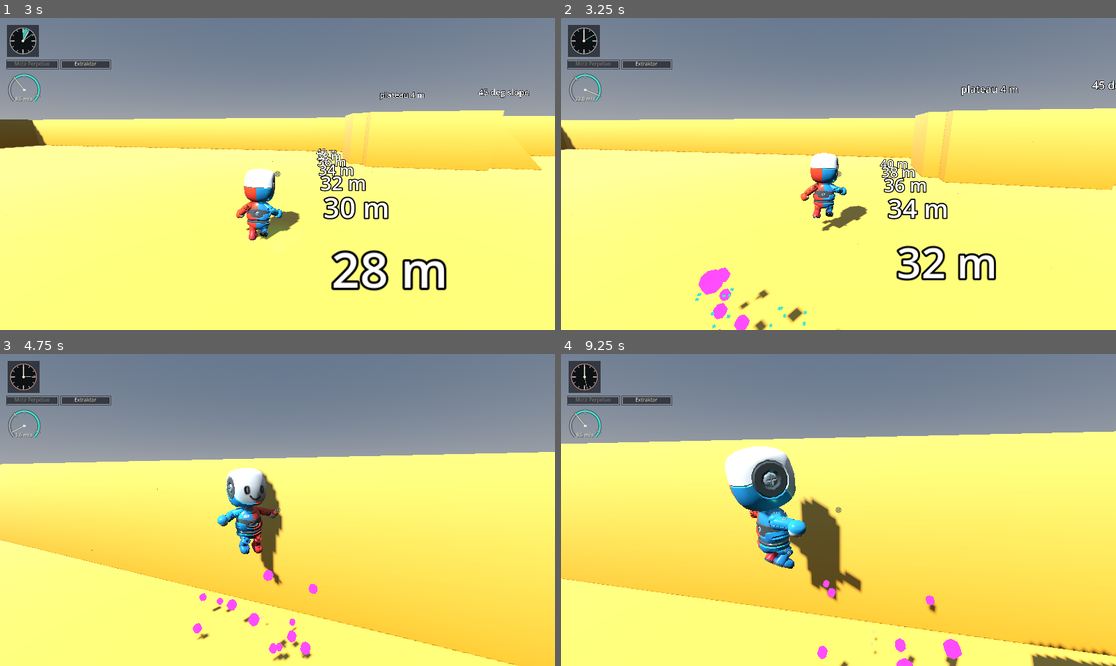
Above: before the commit, frames 1-4 (two rows, left to right).
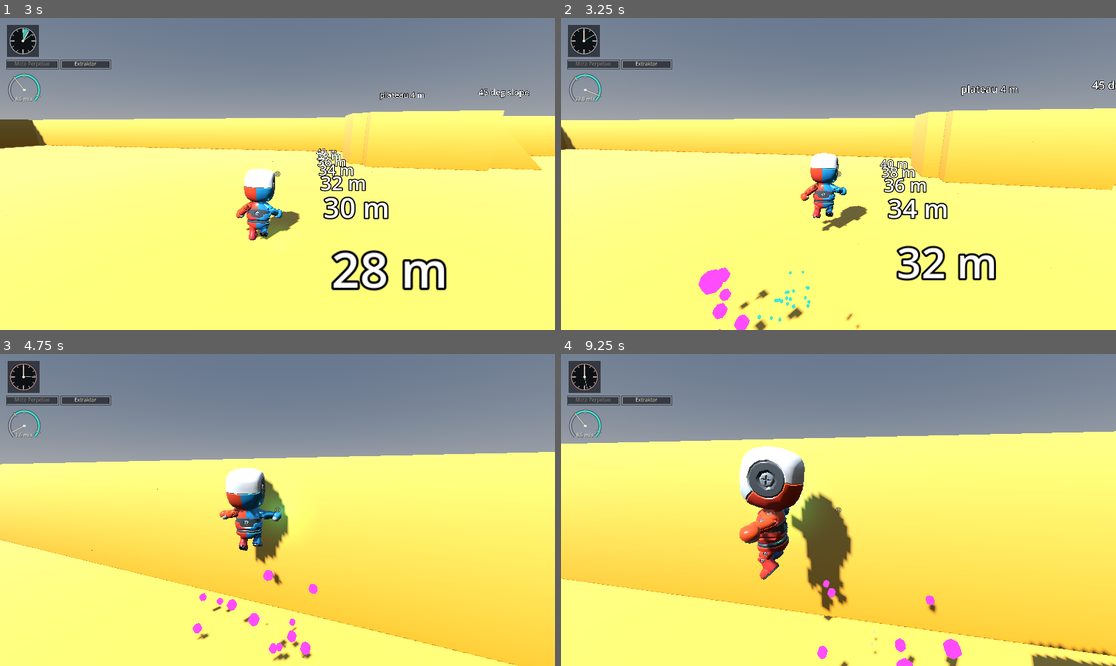
Above: after the commit, the same moments.

Repository: bistlaudio/Attimo
Game: Godot game, scene res://scenes/test/movement_gym.tscn
Two runs of this game, one before a commit and one after it. Both use one fixed random seed, a clock stepped at 60 frames per second and the inputs below.
Inputs (mouse positions are in pixels of both pictures, inside the frame that each line leads up to):
- Up to frame 1 (3 s): tap Enter at 0.5 s; move the mouse to (305, 174) at 0.52 s; hold Shift (dash) 0.53-1.28 s; hold W (move_forward) from 0.53 s (still down); click (305, 174) at 0.67 s; tap Space (jump) at 0.77, 0.8, 1.07, 1.35, 1.52, 1.82, 2.3 s; move the mouse to (249, 174) at 1.27 s; tap Shift (dash) at 1.55 s; move the mouse to (288, 167) at 2.02 s; hold Middle mouse button (camera_recenter) 2.03-2.78 s; move the mouse to (271, 180) at 2.77 s; tap R (charge) at 2.85 s; click (271, 180) at 2.92 s
- Up to frame 2 (3.25 s): keep holding W (move_forward); tap Space (jump) at 3.02 s; tap Shift (dash) at 3.05 s
- Up to frame 3 (4.75 s): keep holding W (move_forward); tap Space (jump) at 3.32, 3.77, 3.8, 4.07, 4.52 s; move the mouse to (316, 513) at 3.52 s; hold Shift (dash) 3.53-4.28 s; move the mouse to (233, 506) at 4.27 s; tap E (interact) at 4.35 s; tap Shift (dash) at 4.55 s
- Up to frame 4 (9.25 s): tap Space (jump) at 4.82, 6.02, 6.32, 7.52, 7.82, 8.3, 9.02 s; move the mouse to (844, 510) at 5.02 s; hold Space (jump) 5.03-5.78 s; tap 1 (module_1) at 5.1 s; click (844, 510) at 5.17 s; move the mouse to (816, 503) at 5.77 s; release W (move_forward) at 5.78 s; hold D (move_right) 5.78-6.53 s; tap 2 (module_2) at 5.85 s; tap Shift (dash) at 6.05, 7.55, 9.05 s; move the mouse to (866, 510) at 6.52 s; hold Space (jump) 6.53-7.28 s; hold W (move_forward) 6.53-8.78 s; tap Mouse wheel down (module_next) at 6.6 s; move the mouse to (810, 510) at 7.27 s; tap Mouse wheel up (module_prev) at 7.35 s; click (810, 510) at 7.42 s; move the mouse to (849, 503) at 8.02 s; press the mouse at (849, 503) at 8.03 s; move the mouse to (832, 516) at 8.77 s; release the mouse at (832, 516) at 8.78 s; hold A (move_left) from 8.78 s (still down); tap K at 8.85 s

Frame 1 is identical in both runs. In frame 2, 0.2% of the frame differs, in the area x 24-54%, y 81-100%; in frame 3, 1.9%; in frame 4, 5.0%, in the area x 29-55%, y 29-86%.

Commit message:
feat(quick-261127-p64): Jump 3 pirouette off by default, switchable via ProceduralPose.jump_3_pirouette
- Jump 3 keeps chain stage and height, long jump stage 3 keeps its spin
- comments and docs no longer attach the spin to Jump 3

Co-Authored-By: Claude Opus 5.5 <noreply@anthropic.com>

Diff:
--- a/attimo/autoload/event_bus.gd
+++ b/attimo/autoload/event_bus.gd
@@ -8,7 +8,7 @@
 signal movement_state_changed(from_state: StringName, to_state: StringName)
 ## Emitted by the LongJump state on enter. `stage` is the long-jump stage: 1 first dash hop, 2, 3 top of the stack.
 signal long_jumped(position: Vector3, stage: int)
-## Emitted by PlayerController when the ground-jump chain stage changes: 1..3 for Jump 1, 2, 3 (the pirouette jump), 0 on reset.
+## Emitted by PlayerController when the ground-jump chain stage changes: 1..3 for Jump 1, 2, 3 (the highest), 0 on reset.
 signal chain_stage_changed(stage: int)
 ## Emitted by PlayerController when a dash press is refused: `reason` is the StringName lockout reason (&"energy" for an air dash the
 ## arm cannot pay, D-12; there is no other lockout). Once per press, no dash starts and the cooldown and the air dash stay
--- a/attimo/scripts/debug/hit_puffs.gd
+++ b/attimo/scripts/debug/hit_puffs.gd
@@ -3,7 +3,7 @@
 ## Debug-only placeholder feedback: a small puff of particles at the player's feet when a timing is hit, so the
 ## tester can see it. It listens to EventBus facts only and never touches gameplay code. Exception to the
 ## no-feedback rule, recorded in docs/CONVENTIONS.md; real juice stays Phase 3+.
-##   chain_stage_changed 2 and 3: a puff for Jump 2 and the bigger one for Jump 3 (the pirouette jump). Stage 1 and the
+##   chain_stage_changed 2 and 3: a puff for Jump 2 and the bigger one for Jump 3 (the highest). Stage 1 and the
 ##   reset to 0 give nothing.
 ##   long_jumped 1, 2, 3: one puff per dash-hop stack stage, bigger and a different colour per stage.
 ## A missed window emits no hit fact, so it gives no puff. Strip with the other debug scripts (REL-03).
--- a/attimo/scripts/player/movement_config.gd
+++ b/attimo/scripts/player/movement_config.gd
@@ -37,7 +37,7 @@
 @export_range(0.5, 6.0, 0.05) var jump_height: float = 2.0
 ## Full-hold height of Jump 2 of the ground chain in m; raise it for a bigger second hop.
 @export_range(0.5, 6.0, 0.05) var jump_2_height: float = 2.6
-## Full-hold height of Jump 3 (the pirouette jump, the highest ground jump) in m; raise it for a taller Jump 3.
+## Full-hold height of Jump 3 (the highest ground jump) in m; raise it for a taller Jump 3.
 @export_range(0.5, 6.0, 0.05) var jump_3_height: float = 4.0
 ## Tap height in m (release cuts the rise to this height); raise it for jumps that cut less.
 @export_range(0.1, 3.0, 0.05) var jump_min_height: float = 0.8
@@ -159,7 +159,7 @@
 @export_range(0, 4, 1) var moto_exit_margin: int = 1
 ## Extra share of the ground run speed in Moto Perpetuo (GAME-DESIGN +10 to 15 percent); raise it for a faster Moto run.
 @export_range(0.0, 0.3, 0.01) var moto_run_bonus: float = 0.12
-## Height in m of Jump 3 in Moto Perpetuo, kept above jump_3_height; raise it for a higher buffed pirouette jump.
+## Height in m of Jump 3 in Moto Perpetuo, kept above jump_3_height; raise it for a higher buffed Jump 3.
 @export_range(4.0, 8.0, 0.1) var moto_jump_height: float = 5.0
 ## Gravity factor of the buffed Jump 3 (1 = normal); the take-off speed follows from this and moto_jump_height, so apex height and apex time (Pittman) stay a pair. Raise it for a snappier, shorter jump.
 @export_range(1.0, 2.5, 0.05) var moto_jump_gravity_scale: float = 1.45
@@ -202,7 +202,7 @@
 @export_range(0.01, 0.5, 0.01) var lean_in_time: float = 0.05
 ## Seconds the lean takes to ease out from the dash lean to upright, also when a dash hands over to a long jump; raise it for a slower recovery.
 @export_range(0.01, 0.5, 0.01) var lean_out_time: float = 0.12
-## Seconds before the predicted touchdown at which the Jump 3 pirouette is finished; raise it for an earlier finish.
+## Seconds before the predicted touchdown at which a pirouette (long jump stage 3, and Jump 3 while ProceduralPose.jump_3_pirouette is on) is finished; raise it for an earlier finish.
 @export_range(0.0, 0.3, 0.01) var pirouette_lead_time: float = 0.08
 ## Seconds the remaining spin takes when a Loader press, an air dash or the landing cuts a pirouette short (DEV-03); raise it for a softer finish.
 @export_range(0.01, 0.5, 0.01) var pirouette_finish_time: float = 0.1
--- a/attimo/scripts/player/player_controller.gd
+++ b/attimo/scripts/player/player_controller.gd
@@ -28,7 +28,7 @@
 var air_dash_available: bool = true
 ## Direction of the last dash started, flattened and normalized.
 var last_dash_direction: Vector3 = Vector3.ZERO
-## Ground-jump chain stage: 0 none, 1 after Jump 1, 2 after Jump 2, 3 after Jump 3, the pirouette jump (D-05). Changes emit chain_stage_changed.
+## Ground-jump chain stage: 0 none, 1 after Jump 1, 2 after Jump 2, 3 after Jump 3, the highest (D-05). Changes emit chain_stage_changed.
 var chain_stage: int = 0
 ## Long-jump stack stage: 0 none, 1..3 the stage of the last long jump (dash hop) while the stack lives (D-05).
 var long_jump_stage: int = 0
--- a/attimo/scripts/player/procedural_pose.gd
+++ b/attimo/scripts/player/procedural_pose.gd
@@ -1,8 +1,8 @@
 class_name ProceduralPose
 extends Node
 ## Code-driven body motion the animation kit has no clip for (MOVE-09): the forward lean of a ground dash (D-01), that eases back
-## to upright when the dash hands over to a long jump, the twitch of a refused dash press (quick 261120-dik), and the single pirouette of Jump 3 and of long jump
-## stage 3 (D-05, D-07). An air dash adds no lean (D-02), and neither does a ground dash shown as the
+## to upright when the dash hands over to a long jump, the twitch of a refused dash press (quick 261120-dik), and the single pirouette of long jump
+## stage 3 (D-05, D-07; Jump 3 only with jump_3_pirouette on). An air dash adds no lean (D-02), and neither does a ground dash shown as the
 ## retargeted Running_Slide (DEV-04), whose own pose would clash with a body pitch about the hip pivot (the extended lead
 ## foot would sink into the floor). The held long-jump stretch lean of D-04 was dropped after the
 ## Phase 3 gym check: at 60 degrees the body lay almost horizontal in the air (quick task 261118-okz). It is presentation only: it reads the FSM and the player, writes
@@ -19,7 +19,7 @@
 ## lean_in_time when it grows and per lean_out_time when it shrinks. It always eases from where it is, so Dash into
 ## LongJump (the dash hop) eases the lean back to upright with no pop and the long jump itself stays upright.
 ##
-## Pirouette: a spin of one full turn about the vertical axis. A closed-loop rate (the remaining angle over the
+## Pirouette (long jump stage 3, and Jump 3 only while jump_3_pirouette is on): a spin of one full turn about the vertical axis. A closed-loop rate (the remaining angle over the
 ## predicted time to touchdown minus pirouette_lead_time) finishes it just before landing, also after a released
 ## (cut) jump. DEV-03 (approved by the developer on 2026-11-15, an amendment of D-05 and D-07, aim part removed in phase 05):
 ## a Loader press, an air dash or the landing during a running pirouette puts the spin into finish mode: the remaining angle
@@ -41,6 +41,8 @@
 @export var spin_about_body_axis: bool = true
 ## True: the pirouette turns clockwise seen from above (Claude's discretion, D-07).
 @export var pirouette_clockwise: bool = true
+## True: Jump 3 of the ground chain spins too (Phase 3 D-05/D-07). Off since quick 261127-p64 (developer playtest 2026-11-27): Jump 3 keeps its height and its place in the chain but looks like a plain jump. Long jump stage 3 always spins.
+@export var jump_3_pirouette: bool = false
 ## Longest time in seconds a full pirouette may take; 0 is off (the spin spreads over the whole flight, the developer
 ## kept that speed on 2026-11-18). Above 0 the spin turns at least TAU per
 ## this time, so on a long airtime it finishes early instead of stretching over the whole flight.
@@ -75,9 +77,9 @@
 	_machine.state_changed.connect(_on_state_changed)
 
 
-## Starts the pirouette of Jump 3 and of long jump stage 3. The stage was set by the state's enter, which runs before the signal.
+## Starts the pirouette of long jump stage 3, and of Jump 3 while jump_3_pirouette is on. The stage was set by the state's enter, which runs before the signal.
 func _on_state_changed(_from_state: StringName, to_state: StringName) -> void:
-	var pirouette_jump: bool = (to_state == &"Jump" and player.chain_stage == 3) or (to_state == &"LongJump" and player.long_jump_stage == 3)
+	var pirouette_jump: bool = (jump_3_pirouette and to_state == &"Jump" and player.chain_stage == 3) or (to_state == &"LongJump" and player.long_jump_stage == 3)
 	if pirouette_jump:
 		spinning = true
 		spin_angle = 0.0
--- a/attimo/scripts/player/states/jump.gd
+++ b/attimo/scripts/player/states/jump.gd
@@ -1,7 +1,7 @@
 extends AirState
 ## Jump: launches with the speed of config.jump_height_for_stage(stage) and emits the jumped fact on enter.
-## The stage comes from the ground chain (D-05): Jump 1, Jump 2 and Jump 3, the pirouette jump (the highest ground
-## jump). The jump itself is physics only; ProceduralPose spins the Mannequin once during Jump 3 (D-07, MOVE-09).
+## The stage comes from the ground chain (D-05): Jump 1, Jump 2 and Jump 3 (the highest ground
+## jump). The jump itself is physics only; ProceduralPose spins the Mannequin during Jump 3 only with jump_3_pirouette on (D-07, MOVE-09).
 ## A released button cuts the rise (variable height); hands over to Fall at the apex.
 ## Jump 3 in Moto Perpetuo (D-10) rises to moto_jump_height under moto_jump_gravity_scale; exit() gives gravity_scale back.
 ## Gravity and the heavier fall come from the controller.
Not shown, changed: .planning/REQUIREMENTS.md
Not shown, changed: .planning/ROADMAP.md
Not shown, changed: docs/ANIMATION-MAP.md
Not shown, changed: docs/CONVENTIONS.md
